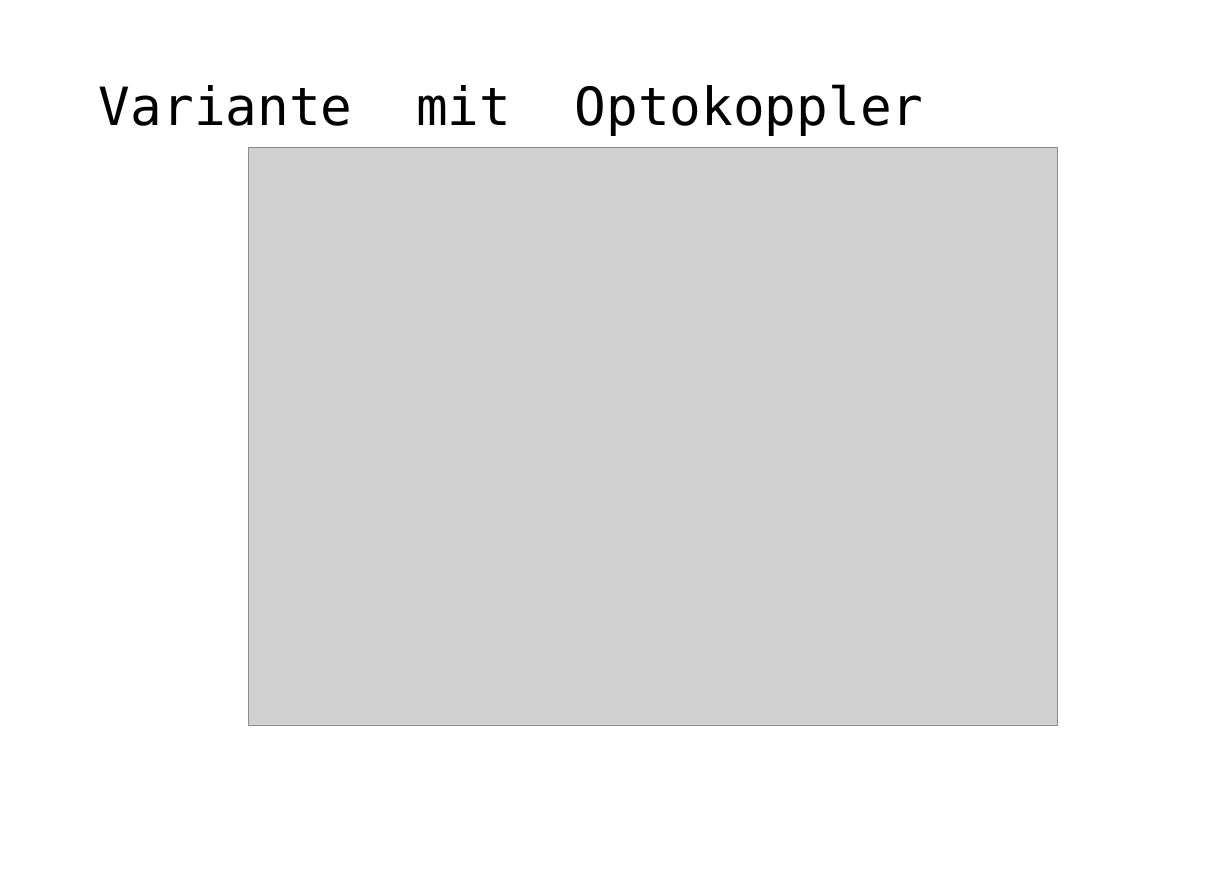
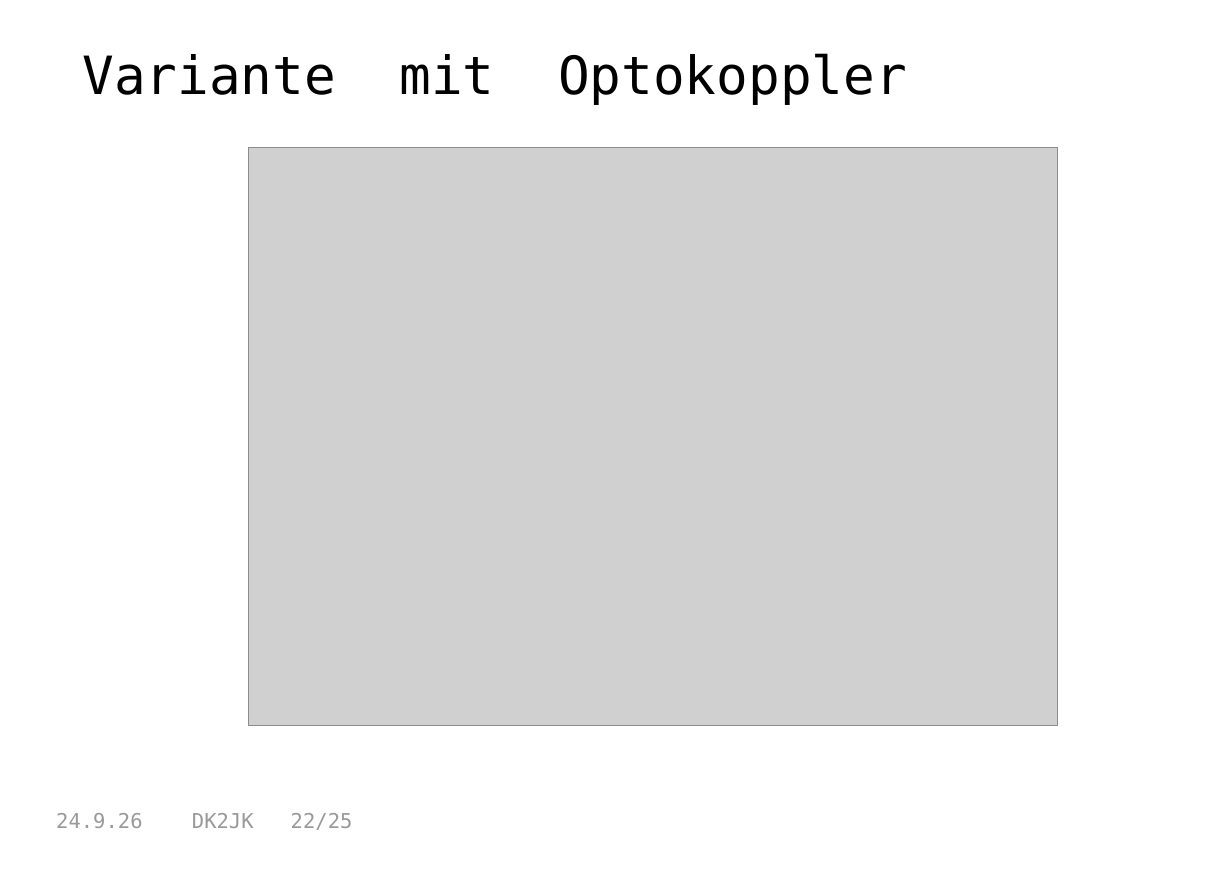
Before and after one commit to dk2jk/CAT--Control, a slide deck: slide 22 of Beispiele-CAT-Steuerung.odp (slide 20 before the commit). Drawn at 1232x871 pixels with LibreOffice and Linux fonts; fonts in the diff are those of the drawing; grey boxes stand for pictures. Boxes give left, top, right and bottom in pixels: in the first picture for what was removed or moved away, otherwise in the second. Text is boxed around its words. In the diff, an @@ line names an element or a change of style, - is before the commit and + after.

```diff
--- a/Beispiele-CAT-Steuerung.odp
+++ b/Beispiele-CAT-Steuerung.odp
@@ title "Variante mit Optokoppler": place and size @@
-title "Variante mit Optokoppler" at [99, 84, 924, 136]
+title "Variante mit Optokoppler" at [82, 53, 907, 104]
@@ text added at [56, 813, 353, 830], 14 pt, text #999999 @@
+24.9.26 DK2JK 22/25
```
Also in this commit, not shown: 20 other slides changed, 4 slides added, 2 slides removed, 2 other files.
